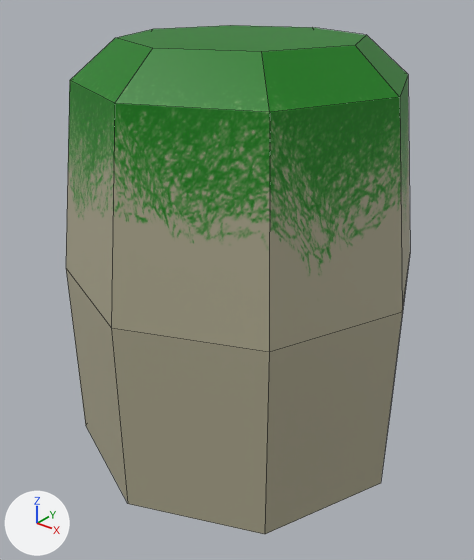
The Blender file Arts/Models/Scenario/MovingPlatform/movingPlatform.blend: old version first, new version second.
Rendered twice from a 50 mm lens placed at (2.14, -2.73, 2.69), pointed at (0.02, -0.08, 1.04). Arrows for +X, +Y and +Z are at lower left; the lights stay in place. Mesh edges are drawn as thin lines.
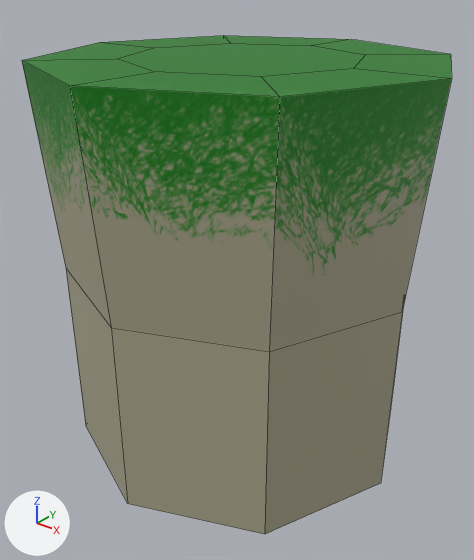
Commit message: Moving Platform - Model Modified

Pixel boxes (x1, y1, x2, y2) of what changed, in the pictures (474 x 560 px; the box of a moved part takes in the faces that stretch with it):
'Circle', reshaped (25% wider)
    before: (66, 25, 410, 534)
    after: (22, 35, 452, 534)
part 1 of me_circle, moved or reshaped
    before: (66, 25, 410, 351)
    after: (22, 35, 452, 351)

The edits, one by one:
me_circle has 32 vertices, 26 faces and spans x -1.0..1.0, y -1.0..1.0, z 0.03..2.35.
me_circle is used by ob_circle; location (0.0, 0.0, 0.0).
Before the commit, vertices of me_circle: 24 (0.45, 0.45, 2.35) at pixel (366, 34), 25 (0.63, 0.0, 2.35) at pixel (355, 45), 26 (0.45, -0.45, 2.35) at pixel (261, 51), 27 (0.0, -0.63, 2.35) at pixel (152, 48), 28 (-0.45, -0.45, 2.35) at pixel (115, 37).
Before the commit, vertices of me_circle: 29 (-0.63, 0.0, 2.35) at pixel (153, 28), 30 (-0.45, 0.45, 2.35) at pixel (230, 25), 31 (0.0, 0.63, 2.35) at pixel (312, 27).
Part 1, on me_circle:
Vertices 24 to 31 of me_circle move by (0.0, 0.0, -0.1).
Vertex 0 of me_circle moves from (0.61, 0.61, 2.15) at pixel (408, 74) to (0.77, 0.77, 2.25) at pixel (450, 54).
Vertex 1 of me_circle moves from (0.87, 0.0, 2.15) at pixel (399, 97) to (1.09, 0.0, 2.25) at pixel (451, 78).
Vertex 2 of me_circle moves from (0.61, -0.61, 2.15) at pixel (269, 112) to (0.77, -0.77, 2.25) at pixel (279, 96).
Vertex 3 of me_circle moves from (0.0, -0.87, 2.15) at pixel (114, 103) to (0.0, -1.09, 2.25) at pixel (69, 85).
Vertex 4 of me_circle moves from (-0.61, -0.61, 2.15) at pixel (69, 80) to (-0.77, -0.77, 2.25) at pixel (21, 60).
Vertex 5 of me_circle moves from (-0.87, 0.0, 2.15) to (-1.09, 0.0, 2.25) at pixel (99, 42).
Vertex 6 of me_circle moves from (-0.61, 0.61, 2.15) to (-0.77, 0.77, 2.25) at pixel (223, 35).
Vertex 7 of me_circle moves from (0.0, 0.87, 2.15) to (0.0, 1.09, 2.25) at pixel (351, 39).
